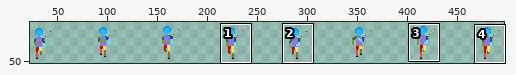
Two versions of one sprite sheet, The Fallen Guardian/Assets/Art/Characters/Player/Move/Player_Move_Down.png. The first picture is a wide view before the edit; the outline marks the close-up.
Close-up. The starting point:
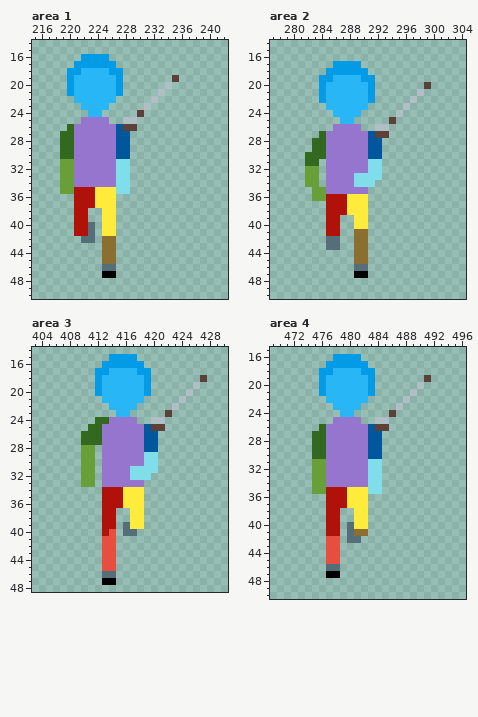
The file is 512x64 pixels. Shown: area 1: x 215..242, y 14..50; area 2: x 277..304, y 14..50; area 3: x 403..430, y 14..48; area 4: x 469..496, y 15..50. The wide view leaves out empty margins. The commit also changed other parts of the picture, which this record leaves out.
After:
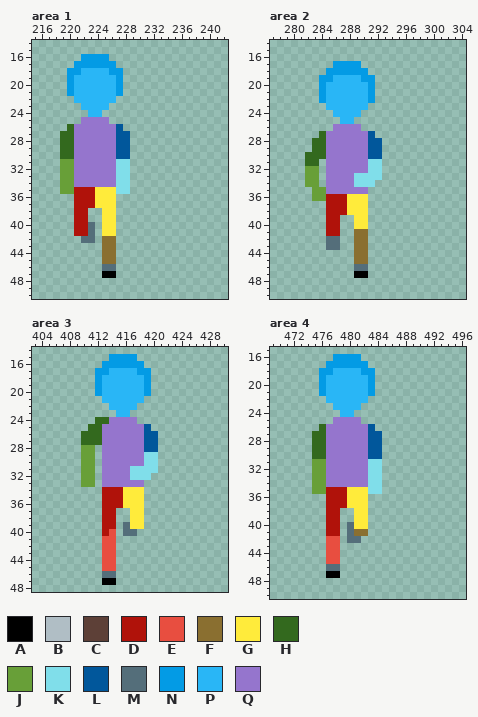
Palette (. is transparent): A #000000  B #b0bec5  C #5d4037  D #b0120a  E #e84e40  F #8a6f30  G #ffeb3b  H #33691e  J #689f38  K #80deea  L #01579b  M #546e7a  N #039be5  P #29b6f6  Q #9575cd
What changed:
Area 1:
y 19: x 235 C -> .
y 20: x 234 B -> .
y 21: x 233 B -> .
y 22: x 232 B -> .
y 23: x 231 B -> .
y 24: x 230 C -> .
y 25: x 228..229 BB -> ..
y 26: x 228..229 CC -> ..
Area 2:
y 20: x 299 C -> .
y 21: x 298 B -> .
y 22: x 297 B -> .
y 23: x 296 B -> .
y 24: x 295 B -> .
y 25: x 294 C -> .
y 26: x 292..293 BB -> ..
y 27: x 292..293 CC -> ..
Area 3:
y 18: x 427 C -> .
y 19: x 426 B -> .
y 20: x 425 B -> .
y 21: x 424 B -> .
y 22: x 423 B -> .
y 23: x 422 C -> .
y 24: x 420..421 BB -> ..
y 25: x 420..421 CC -> ..
Area 4:
y 19: x 491 C -> .
y 20: x 490 B -> .
y 21: x 489 B -> .
y 22: x 488 B -> .
y 23: x 487 B -> .
y 24: x 486 C -> .
y 25: x 484..485 BB -> ..
y 26: x 484..485 CC -> ..
Pixel boxes of the changes (left, top, right, bottom) in both close-ups:
erased: (123, 75, 179, 131)
erased: (375, 82, 431, 138)
erased: (151, 375, 207, 431)
erased: (375, 375, 431, 431)
